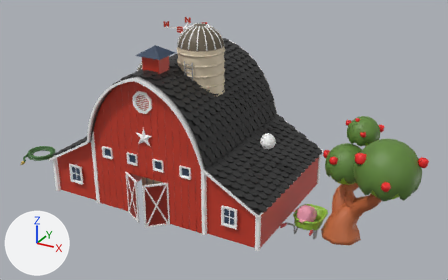
Before and after pictures for a commit that changed the glTF model ggj-2026-unity/Assets/Models/Props/Jessie_Props.glb.
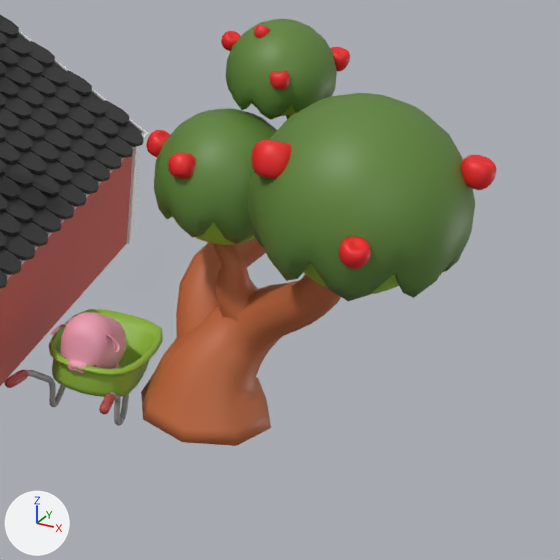
There are two pictures of each version: one whole from a 50 mm camera at (7.14, -10.94, 7.04) aimed at (0.96, 0.3, 1.42), one close up on the part from 62% to 100% of the width and 39% to 100% of the height. Arrows for +X, +Y and +Z are at lower left; the lights stay in place.

Objects in the first close-up: 'barn', 'piggie', 'tree', 'wheelbarrow'.
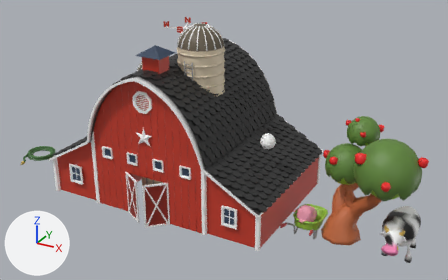
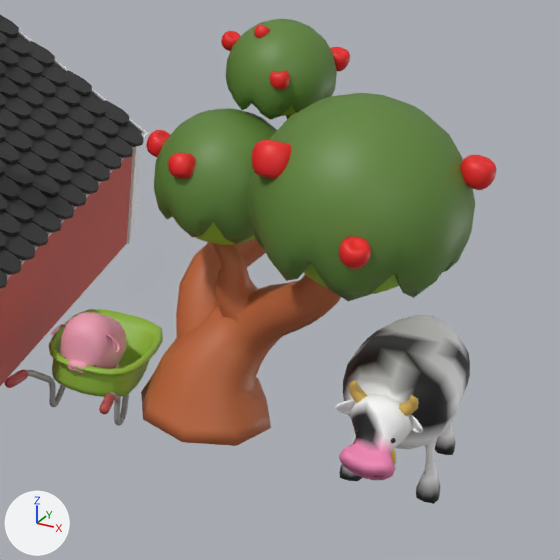
What the commit changed:
Mesh me_cow is new.
It has 2004 vertices, 3972 faces and spans x -0.33..0.33, y -1.06..0.58, z 0.0..0.96.
It uses material mat_defaultmaterial_005.
Object 'cow' (ob_cow) is new; it shows me_cow.
Its location is (5.143, 0.0, 0.0).

What differs and where, as boxes [x1, y1, x2, y2] in the close-ups (560 x 560 px):
'cow', added: after [336, 315, 470, 504]
